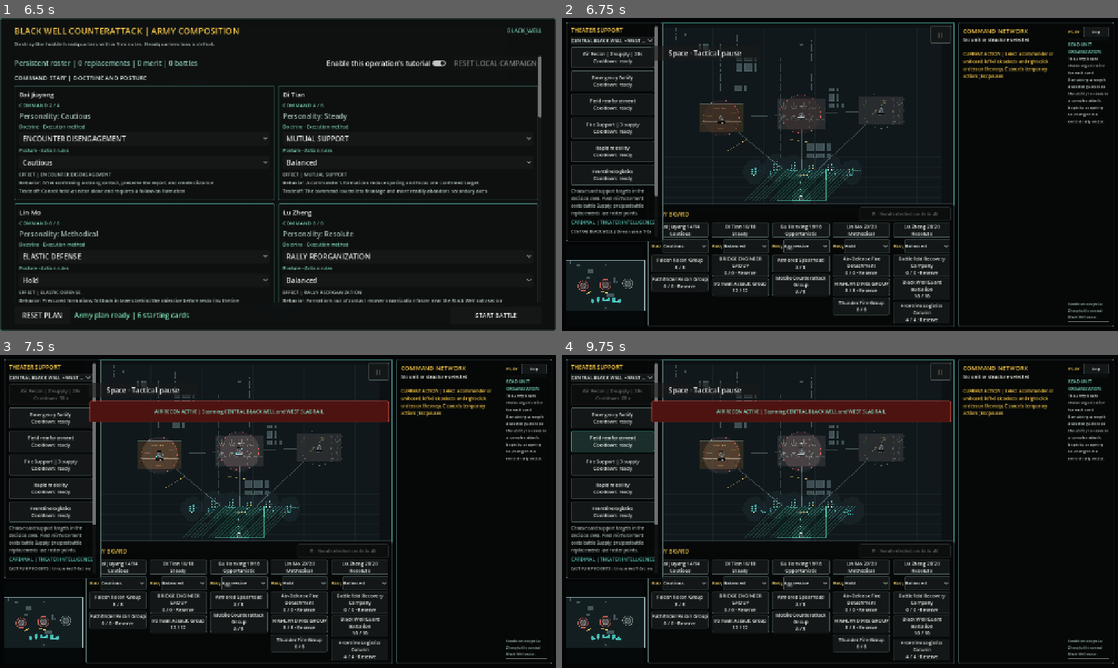
Above: before the commit, frames 1-4 (two rows, left to right).
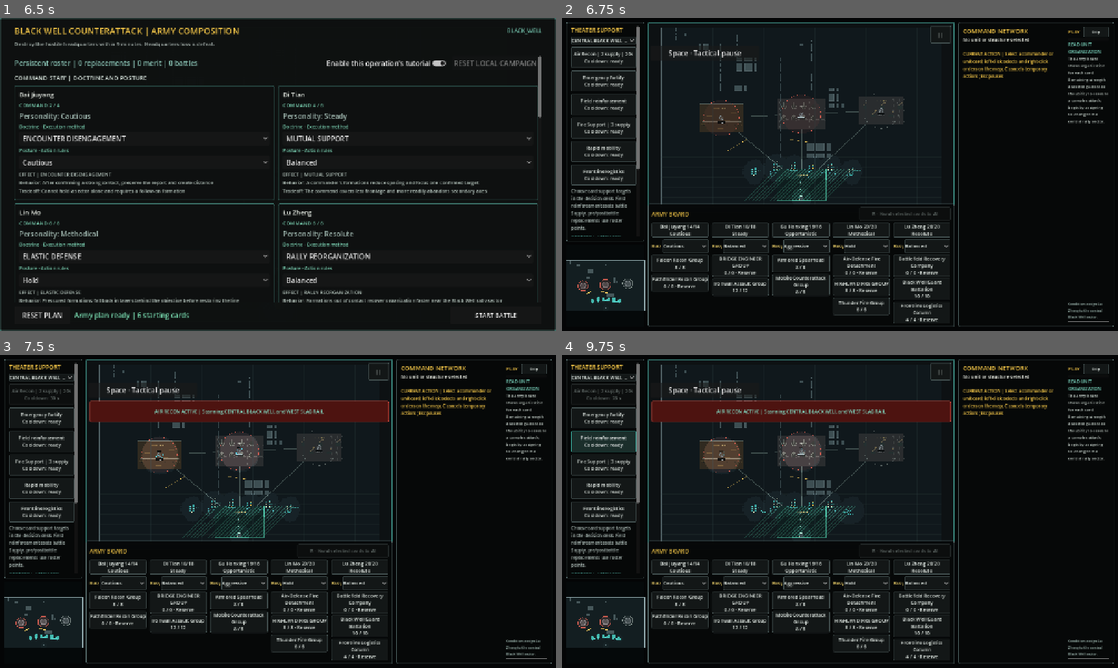
Above: after the commit, the same moments.

Repository: msdest565/warseed-rts
Game: Godot game, scene res://scenes/game/battle_selector.tscn
Same seed, same stepped clock (60 frames per second), same inputs: the game is played once before the commit and once after it.
Inputs:
- Up to frame 1 (6.5 s): click "REPLAY FROM START" at 0.5 s; click "REPLAY FROM START" at 1.25 s; click "REPLAY FROM START" at 2 s; click "OPERATION 01 | GREY RIDGE" at 2.75 s; click "OPERATION 02 | BROKEN BRIDGE …" at 3.5 s; click "OPERATION 03 | Fog Forest Sup…" at 4.25 s; click "OPERATION 04 | BLACK WELL COU…" at 5 s; click "OPEN ARMY COMPOSITION" at 5.75 s
- Up to frame 2 (6.75 s): click "START BATTLE" at 6.5 s
- Up to frame 3 (7.5 s): click "Air Recon | 2 supply | 20s Co…" at 7.25 s
- Up to frame 4 (9.75 s): click "Emergency fortify Cooldown: r…" at 8 s; click "Emergency fortify Cooldown: r…" at 8.75 s; click "Field reinforcement Cooldown:…" at 9.5 s

Frame 1 is identical in both runs. In frame 2, 2.9% of the frame differs, in the area x 1-19%, y 1-72%; in frame 3, 2.7%; in frame 4, 2.9%.

Commit message:
fix: optimize scouting and complete R3 release verification

Diff:
--- a/scenes/game/game_root.tscn
+++ b/scenes/game/game_root.tscn
@@ -1086,6 +1086,7 @@
 theme_override_colors/font_color = Color(0.96, 0.78, 0.28, 1)
 theme_override_font_sizes/font_size = 13
 text = "THEATER SUPPORT"
+autowrap_mode = 2
 
 [node name="Pair" type="OptionButton" parent="HUDLayer/SupportPanel/Margin/Scroll/Layout"]
 layout_mode = 2
@@ -1148,6 +1149,7 @@
 theme_override_colors/font_color = Color(0.35, 0.78, 0.72, 1)
 theme_override_font_sizes/font_size = 11
 text = "CARDINAL / INTELLIGENCE"
+autowrap_mode = 2
 
 [node name="Intel" type="Label" parent="HUDLayer/SupportPanel/Margin/Scroll/Layout"]
 layout_mode = 2
--- a/src/app/game_root.gd
+++ b/src/app/game_root.gd
@@ -321,14 +321,14 @@
 	if support_panel != null:
 		var pair_selector := support_panel.get_node_or_null("Margin/Scroll/Layout/Pair") as OptionButton
 		if pair_selector != null:
-			pair_selector.fit_to_longest_item = not narrow
+			pair_selector.fit_to_longest_item = false
 			pair_selector.text_overrun_behavior = TextServer.OVERRUN_TRIM_ELLIPSIS
 		var support_layout := support_panel.get_node_or_null("Margin/Scroll/Layout") as Container
 		if support_layout != null:
 			for child in support_layout.get_children():
 				var button := child as Button
 				if button != null:
-					button.clip_text = narrow
+					button.clip_text = true
 
 
 func _layout_overlay_controls(compact: bool) -> void:
--- a/src/simulation/core/simulation_world.gd
+++ b/src/simulation/core/simulation_world.gd
@@ -1419,13 +1419,9 @@
 	var map_center := Vector2(logic_grid.grid_size) * 0.5
 	var exploration_heading := (map_center - Vector2(base_cell)).normalized()
 	var candidates: Array[Vector2i] = []
-	for y in range(logic_grid.grid_size.y):
-		for x in range(logic_grid.grid_size.x):
-			var cell := Vector2i(x, y)
-			if knowledge.get_cell_state(cell) != FactionKnowledge.CellState.UNEXPLORED or logic_grid.is_blocked(cell):
-				continue
-			if _is_exploration_frontier(knowledge, cell):
-				candidates.append(cell)
+	for cell in knowledge.unexplored_frontier_cells():
+		if not logic_grid.is_blocked(cell):
+			candidates.append(cell)
 	candidates.sort_custom(func(first: Vector2i, second: Vector2i) -> bool:
 		var first_offset := Vector2(first - origin_cell)
 		var second_offset := Vector2(second - origin_cell)
@@ -1440,14 +1436,6 @@
 		if not pathfinder.find_path(origin, target).is_empty():
 			return target
 	return origin
-
-
-func _is_exploration_frontier(knowledge: FactionKnowledge, cell: Vector2i) -> bool:
-	for offset in [Vector2i.LEFT, Vector2i.RIGHT, Vector2i.UP, Vector2i.DOWN]:
-		var neighbor: Vector2i = cell + offset
-		if logic_grid.is_in_bounds(neighbor) and knowledge.get_cell_state(neighbor) != FactionKnowledge.CellState.UNEXPLORED:
-			return true
-	return false
 
 
 func _is_direct_player_order(command: GameCommand) -> bool:
--- a/src/simulation/entities/faction_knowledge.gd
+++ b/src/simulation/entities/faction_knowledge.gd
@@ -79,5 +79,22 @@
 	return get_cell_state(cell) == CellState.VISIBLE
 
 
+func unexplored_frontier_cells() -> Array[Vector2i]:
+	# Read the faction's packed knowledge once per cell. Calling get_cell_state
+	# for every neighbor of every map cell made scout retargeting stall a tick.
+	var frontier: Array[Vector2i] = []
+	var width := grid_size.x
+	for index in range(cells.size()):
+		if cells[index] != CellState.UNEXPLORED:
+			continue
+		var x := index % width
+		if (x > 0 and cells[index - 1] != CellState.UNEXPLORED) \
+			or (x + 1 < width and cells[index + 1] != CellState.UNEXPLORED) \
+			or (index >= width and cells[index - width] != CellState.UNEXPLORED) \
+			or (index + width < cells.size() and cells[index + width] != CellState.UNEXPLORED):
+			frontier.append(Vector2i(x, index / width))
+	return frontier
+
+
 func _index(cell: Vector2i) -> int:
 	return cell.y * grid_size.x + cell.x
--- a/tests/performance/grey_ridge_benchmark_fixture.gd
+++ b/tests/performance/grey_ridge_benchmark_fixture.gd
@@ -26,6 +26,7 @@
 			anchor, next_entity_id, forward
 		)
 		var formation := world.formations[next_formation_id] as FormationState
+		_place_walkable_formation(world, formation, anchor)
 		var destination := _formation_destination(world, anchor, group_index, chokepoint_stress)
 		world._apply_command(FormationMoveCommand.new(
 			world.allocate_command_id(), faction_id, GameCommand.IssuerKind.PLAYER,
@@ -47,6 +48,49 @@
 	if projectile_count > 0:
 		_seed_projectiles(world, projectile_count)
 	return world
+
+
+static func _place_walkable_formation(world: SimulationWorld, formation: FormationState, preferred: Vector2) -> void:
+	# A spawn has no route origin yet; deployment validation cannot recover an
+	# anchor inside an obstacle. Choose a complete walkable footprint first.
+	var center := _walkable_spawn(world, formation, preferred)
+	assert(center.is_finite(), "benchmark requires a walkable complete formation")
+	formation.anchor_position = center
+	formation.target_position = center
+	formation.order_destination = center
+	formation.reset_anchor_history(formation.initial_path_direction)
+	var forward := formation.initial_path_direction
+	var lateral := Vector2(-forward.y, forward.x)
+	for id in formation.member_entity_ids:
+		var unit := world.units[id] as UnitState
+		var offset := formation.get_wide_offset(formation.get_slot_id(id))
+		unit.position = center + forward * offset.x + lateral * offset.y
+		assert(world.logic_grid.is_world_position_walkable(unit.position), "benchmark member spawned in an obstacle")
+		unit.desired_position = unit.position
+		unit.move_target = unit.position
+		unit.has_move_target = false
+		unit.following_formation = true
+
+
+static func _walkable_spawn(world: SimulationWorld, formation: FormationState, preferred: Vector2) -> Vector2:
+	var origin := world.logic_grid.world_to_cell(preferred)
+	var forward := formation.initial_path_direction
+	var lateral := Vector2(-forward.y, forward.x)
+	for radius in range(25):
+		for y in range(-radius, radius + 1):
+			for x in range(-radius, radius + 1):
+				if maxi(absi(x), absi(y)) != radius:
+					continue
+				var center := preferred if radius == 0 else world.logic_grid.cell_to_world(origin + Vector2i(x, y))
+				var fits := true
+				for slot in range(formation.member_entity_ids.size()):
+					var offset := formation.get_wide_offset(slot)
+					if not world.logic_grid.is_world_position_walkable(center + forward * offset.x + lateral * offset.y):
+						fits = false
+						break
+				if fits:
+					return center
+	return Vector2(INF, INF)
 
 
 static func active_entity_count(world: SimulationWorld) -> int:
--- a/tests/tools/accessibility_resolution_matrix.gd
+++ b/tests/tools/accessibility_resolution_matrix.gd
@@ -165,6 +165,12 @@
 	await _validate_debrief_rows(game.battle_debrief, viewport_rect, &"unit_card_id", game.simulation_host.current_snapshot.unit_cards.size(), "unit cards")
 	await _focus_last_debrief_row(game.battle_debrief, viewport_rect)
 	await _save_screenshot(resolution, "debrief_cards")
+	for locale in ["en", "zh_CN"]:
+		TranslationServer.set_locale(locale)
+		game.battle_debrief.refresh_locale()
+		await _wait_frames(5)
+		await _validate_debrief_rows(game.battle_debrief, viewport_rect, &"unit_card_id", game.simulation_host.current_snapshot.unit_cards.size(), "localized unit cards")
+		await _save_screenshot(resolution, "debrief_cards_" + locale)
 	await _activate_debrief_button(game.battle_debrief.causes_button)
 	await _validate_debrief_rows(game.battle_debrief, viewport_rect, &"cause_id", -1, "causes")
 	await _save_screenshot(resolution, "debrief_causes")
@@ -1106,6 +1112,25 @@
 	await _wait_frames(5)
 	_expect_control_in_viewport(game.support_panel.reinforcement_button, viewport_rect, "left support cooldown")
 	await _save_screenshot(resolution, "left_support_cooldown")
+	for locale in ["en", "zh_CN"]:
+		TranslationServer.set_locale(locale)
+		game._on_language_changed(locale)
+		game._apply_grey_ridge_hud_layout()
+		await _wait_frames(5)
+		other_action = _first_card_decision_button(desk, SupportOrderCommand.SupportKind.FIELD_REINFORCEMENT)
+		var remaining_text := GameText.t(&"SUPPORT_COOLDOWN_REMAINING") % cooldown_seconds
+		if not game.support_panel.reinforcement_button.disabled or not game.support_panel.reinforcement_button.text.ends_with(remaining_text):
+			_fail("localized left reinforcement must remain disabled with its countdown")
+		if other_action == null or not other_action.disabled or not other_action.text.ends_with(remaining_text):
+			_fail("localized reinforcement decision must remain disabled with the same countdown")
+		if other_action != null:
+			scroll.ensure_control_visible(other_action)
+		support_scroll.ensure_control_visible(game.support_panel.reinforcement_button)
+		await _wait_frames(5)
+		_expect_no_horizontal_scroll(scroll, "localized reinforcement cooldown")
+		if game.support_panel.get_global_rect().intersects(game.get_grey_ridge_map_rect()):
+			_fail("localized support panel must not expand across the map")
+		await _save_screenshot(resolution, "left_support_cooldown_" + locale)
 	host.set_tactical_paused(true)
 	await create_timer(0.25).timeout
 	game.support_panel.update_snapshot(host.current_snapshot)
--- a/tests/unit/test_faction_knowledge.gd
+++ b/tests/unit/test_faction_knowledge.gd
@@ -5,6 +5,7 @@
 func run() -> Array[String]:
 	var failures: Array[String] = []
 	_test_visibility_circles(failures)
+	_test_exploration_frontiers(failures)
 	_test_faction_snapshot_filters_true_state(failures)
 	_test_last_seen_contact_and_snapshot_copy(failures)
 	_test_current_visible_contact_index(failures)
@@ -30,6 +31,29 @@
 					_expect(knowledge.is_visible(Vector2i(x, y)) == expected, "visibility circle must preserve exact radius and edge clipping", failures)
 	knowledge.begin_update()
 	_expect(not knowledge.cells.has(FactionKnowledge.CellState.VISIBLE), "all previous circles become explored at the next update", failures)
+
+
+func _test_exploration_frontiers(failures: Array[String]) -> void:
+	for dimensions in [Vector2i(1, 1), Vector2i(1, 8), Vector2i(8, 1), Vector2i(24, 20)]:
+		var knowledge := FactionKnowledge.new(2, dimensions)
+		for center in [Vector2i.ZERO, dimensions - Vector2i.ONE, dimensions / 2]:
+			knowledge.begin_update()
+			knowledge.reveal(center, 2)
+			var before := knowledge.cells.duplicate()
+			var expected: Array[Vector2i] = []
+			# Preserve the old row-major, four-neighbor definition, including edges.
+			for y in range(dimensions.y):
+				for x in range(dimensions.x):
+					var cell := Vector2i(x, y)
+					if knowledge.get_cell_state(cell) != FactionKnowledge.CellState.UNEXPLORED:
+						continue
+					for offset in [Vector2i.LEFT, Vector2i.RIGHT, Vector2i.UP, Vector2i.DOWN]:
+						var neighbor: Vector2i = cell + offset
+						if Rect2i(Vector2i.ZERO, dimensions).has_point(neighbor) and knowledge.get_cell_state(neighbor) != FactionKnowledge.CellState.UNEXPLORED:
+							expected.append(cell)
+							break
+			_expect(knowledge.unexplored_frontier_cells() == expected, "frontier scan must preserve old candidates and stable order at map edges", failures)
+			_expect(knowledge.cells == before, "frontier queries must not reveal cells or mutate faction knowledge", failures)
 
 
 func _test_faction_snapshot_filters_true_state(failures: Array[String]) -> void:
Not shown, changed: docs/AI_DEVELOPMENT_STATE.md
Not shown, changed: docs/work_items/WS-MAINT-20260912-001.md
Not shown, changed: docs/work_items/WS-R3-005.md
Not shown, added: docs/work_items/WS-R3-006.md
